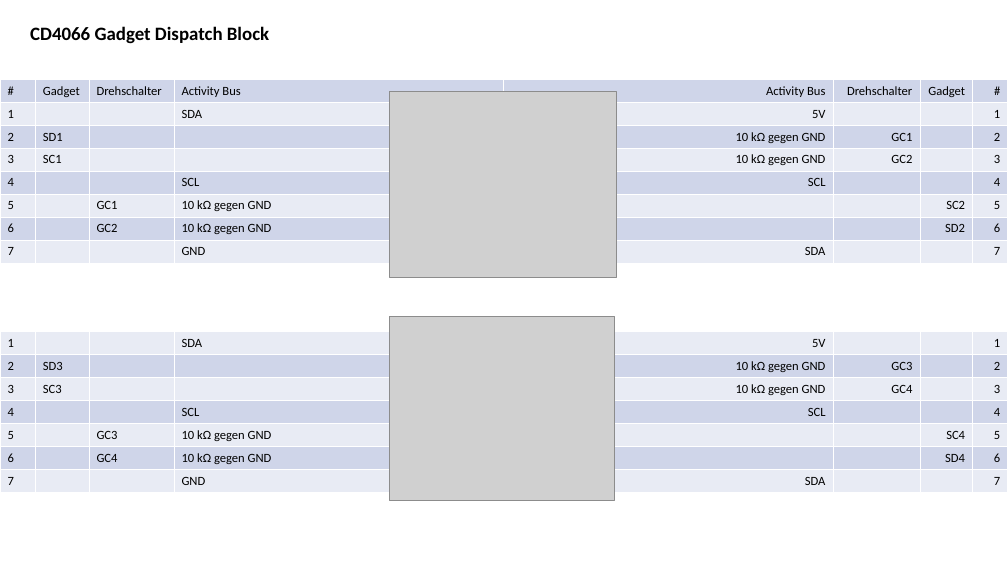
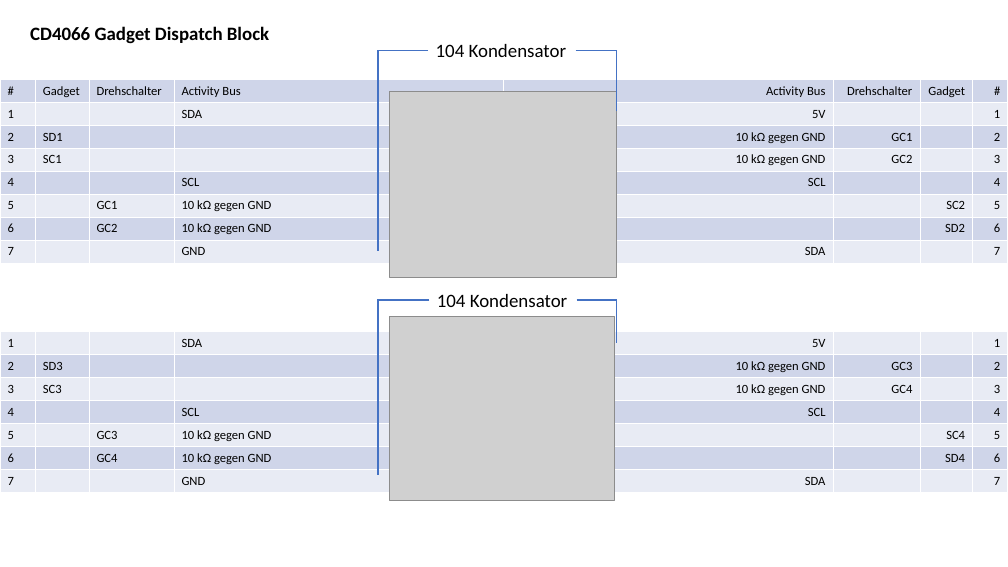
Before and after one commit to jeskes/activityboard, a slide deck: slide 9 of Activityboard.pptx. Drawn at 1008x567 pixels with LibreOffice and Linux fonts; fonts in the diff are those of the drawing; grey boxes stand for pictures. Boxes give left, top, right and bottom in pixels: in the first picture for what was removed or moved away, otherwise in the second. Text is boxed around its words. In the diff, an @@ line names an element or a change of style, - is before the commit and + after.

Commit message:
doc

```diff
--- a/Activityboard.pptx
+++ b/Activityboard.pptx
@@ elbow line added from (428, 51) to (378, 251), #4472C4 1.5 pt @@
@@ text added at <box>436,44,567,57</box>, 18 pt, text #000000 @@
+104 Kondensator
@@ elbow line added from (575, 51) to (617, 111), #4472C4 1.5 pt @@
@@ text added at <box>437,294,568,307</box>, 18 pt, text #000000 @@
+104 Kondensator
@@ elbow line added from (430, 300) to (378, 476), #4472C4 1.5 pt @@
@@ elbow line added from (577, 300) to (617, 343), #4472C4 1.5 pt @@
```
